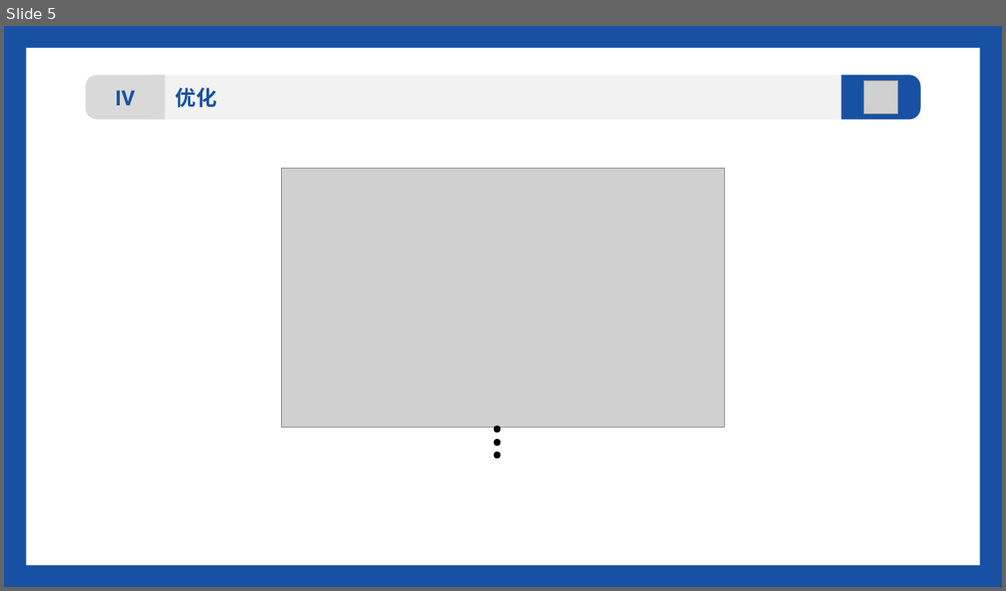
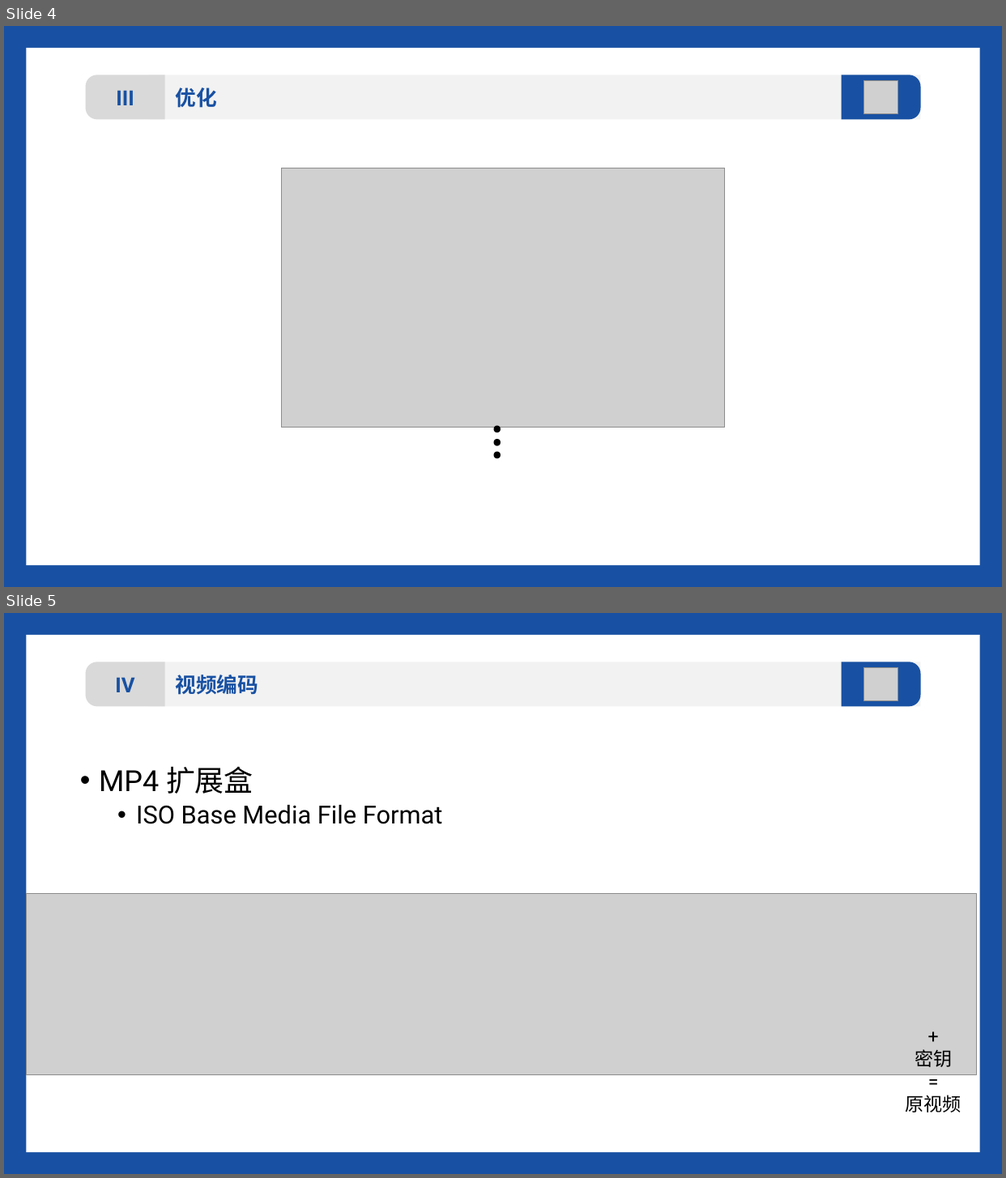
Before and after one commit to lll889745/MeSec, a slide deck: docs/MeSec Demo.pptx. Shown one above the other, each under a label of ours: slide 5 before the commit, slides 4 and 5 after it. The pictures are 1006x591 and 1006x1178 pixels, drawn with LibreOffice and Linux fonts; fonts in the diff are those of the drawing; grey boxes stand for pictures. Boxes give left, top, right and bottom in pixels: in the first picture for what was removed or moved away, otherwise in the second. Text is boxed around its words. In the diff, an @@ line names an element or a change of style, - is before the commit and + after.

```diff
--- a/docs/MeSec Demo.pptx
+++ b/docs/MeSec Demo.pptx
@@ slide 5 added at <box>4,613,1002,1174</box>, background #1851A3 @@
@@ rectangle added at <box>27,635,980,1152</box>, fill #FFFFFF @@
@@ freeform shape added at <box>86,662,165,707</box>, fill #D9D9D9, 20 pt, text #1851A3, bold @@
+IV
@@ rounded rectangle added at <box>149,662,921,707</box>, fill #F2F2F2, 20 pt, text #1851A3, bold @@
+视频编码
@@ freeform shape added at <box>842,662,921,707</box>, fill #1851A3 @@
@@ picture added at <box>863,667,898,700</box> @@
@@ text added at <box>99,767,442,824</box>, 24 pt, text #000000 @@
+• MP4 扩展盒
+  • ISO Base Media File Format
@@ picture added at <box>27,894,978,1076</box> @@
@@ text added at <box>906,1050,961,1113</box>, 18 pt, text #000000 @@
++
+密钥
+=
+原视频
@@ what was slide 5 is now slide 4 @@
@@ slide 4 changed as well @@
@@ text in freeform shape at <box>116,90,134,105</box>: text changed @@
-IV
+III
```
Also in this commit, not shown: 1 slide removed.
